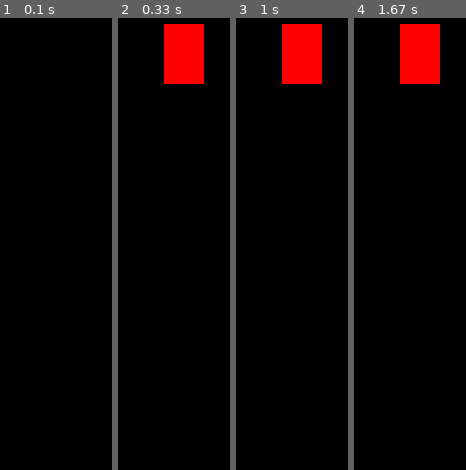
Above: before the commit, frames 1-4 (left to right).
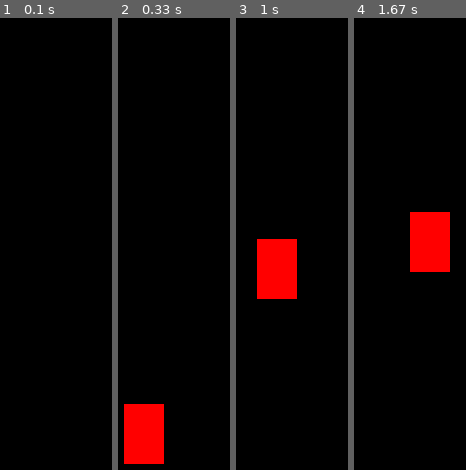
Above: after the commit, the same moments.

Repository: renzyr/pygame-tutorial
Game: pygame game, started from Game.py
The game is run twice, just before and just after one commit, with the same random seed, the same clock (stepped at 60 frames per second) and the same inputs.
Inputs:
- Up to frame 1 (0.1 s): no input
- Up to frame 2 (0.33 s): no input
- Up to frame 3 (1 s): tap Space at 0.33, 0.73 s; hold D from 0.67 s (still down)
- Up to frame 4 (1.67 s): release D at 1.13 s; hold D 1.17-1.63 s; tap Space at 1.23 s

Frame 1 is identical in both runs. In frame 2, 9.5% of the frame differs, in the area x 5-77%, y 1-99%; in frame 3, 9.5%; in frame 4, 9.5%.

Commit message:
Tutorial 1-2 done, Part 3 GameTut.py

Diff:
--- a/Game.py
+++ b/Game.py
@@ -1,17 +1,26 @@
+#pygame tutorial episode 1-2
+#https://www.youtube.com/watch?v=UdsNBIzsmlI
+
 import pygame
 pygame.init()
 
+screenWidth = 500
+screenHeight = 500
 
-win = pygame.display.set_mode((500, 500))
+win = pygame.display.set_mode((screenWidth, screenHeight))
 pygame.display.set_caption("Game Test")
 
-x = 50
-y = 50
 width = 40
 height = 60
+xPos = screenWidth - (screenWidth - 10)
+yPos = screenHeight - (height + 10)
 vel = 5
 
-#write main loop
+isJump = False
+jumpCount = 10
+
+
+#main loop
 running = True
 
 while running:
@@ -23,20 +32,34 @@
 
     key = pygame.key.get_pressed() #listens to key press
 
-    if key[pygame.K_LEFT]:
-        x -= vel
+    if key[pygame.K_a] and xPos > vel: #makes sure that the x position doesn't go negative
+        xPos -= vel
 
-    if key[pygame.K_RIGHT]:
-        x += vel
+    if key[pygame.K_d] and xPos < screenWidth - width - vel:
+        xPos += vel
 
-    if key[pygame.K_UP]:
-        y -= vel
+    if not(isJump):
+        if key[pygame.K_w] and yPos > vel:
+            yPos -= vel
 
-    if key[pygame.K_DOWN]:
-        y += vel
+        if key[pygame.K_s] and yPos < screenHeight - height - vel:
+            yPos += vel
+
+        if key[pygame.K_SPACE]:
+            isJump = True
+    else:
+        if jumpCount >= -10:
+            neg = 1
+            if jumpCount < 0:
+                neg = -1
+            yPos -= (jumpCount ** 2) * 0.5 * neg
+            jumpCount  -= 1
+        else:
+            isJump = False
+            jumpCount = 10
 
     win.fill((0,0,0))
-    pygame.draw.rect(win, (255, 0,0), (x, y, width, height)) #draw a shape rectangle, first parameter is the surface.
+    pygame.draw.rect(win, (255, 0,0), (xPos, yPos, width, height)) #draw a shape rectangle, first parameter is the surface.
 
     pygame.display.update()
 
--- /dev/null
+++ b/GameTut.py
@@ -0,0 +1,67 @@
+#pygame tutorial episode 1-2
+#https://www.youtube.com/watch?v=UdsNBIzsmlI
+
+import pygame
+pygame.init()
+
+screenWidth = 500
+screenHeight = 500
+
+win = pygame.display.set_mode((screenWidth, screenHeight))
+pygame.display.set_caption("Game Test")
+
+width = 40
+height = 60
+xPos = screenWidth - (screenWidth - 10)
+yPos = screenHeight - (height + 10)
+vel = 5
+
+isJump = False
+jumpCount = 10
+
+
+#main loop
+running = True
+
+while running:
+    pygame.time.delay(100) # amount of ticks. integer in milliseconds
+
+    for event in pygame.event.get():
+        if event.type == pygame.QUIT:
+            running = False
+
+    key = pygame.key.get_pressed() #listens to key press
+
+    if key[pygame.K_a] and xPos > vel: #makes sure that the x position doesn't go negative
+        xPos -= vel
+
+    if key[pygame.K_d] and xPos < screenWidth - width - vel:
+        xPos += vel
+
+    if not(isJump):
+        if key[pygame.K_w] and yPos > vel:
+            yPos -= vel
+
+        if key[pygame.K_s] and yPos < screenHeight - height - vel:
+            yPos += vel
+
+        if key[pygame.K_SPACE]:
+            isJump = True
+    else:
+        if jumpCount >= -10:
+            neg = 1
+            if jumpCount < 0:
+                neg = -1
+            yPos -= (jumpCount ** 2) * 0.5 * neg
+            jumpCount  -= 1
+        else:
+            isJump = False
+            jumpCount = 10
+
+    win.fill((0,0,0))
+    pygame.draw.rect(win, (255, 0,0), (xPos, yPos, width, height)) #draw a shape rectangle, first parameter is the surface.
+
+    pygame.display.update()
+
+
+pygame.quit()
Binary file added: assets/L1.png
Binary file added: assets/L10E.png
Binary file added: assets/L11E.png
Binary file added: assets/L1E.png
Binary file added: assets/L2.png
Binary file added: assets/L2E.png
Binary file added: assets/L3.png
Binary file added: assets/L3E.png
Binary file added: assets/L4.png
Binary file added: assets/L4E.png
Binary file added: assets/L5.png
Binary file added: assets/L5E.png
(and 31 more such lines)
